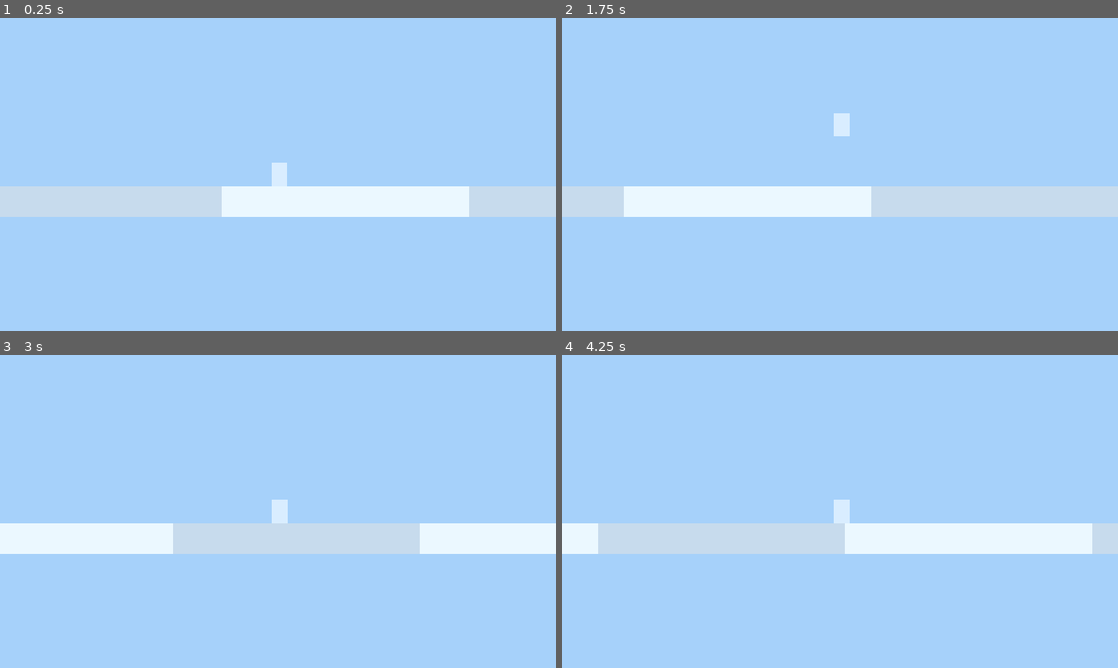
Above: before the commit, frames 1-4 (two rows, left to right).
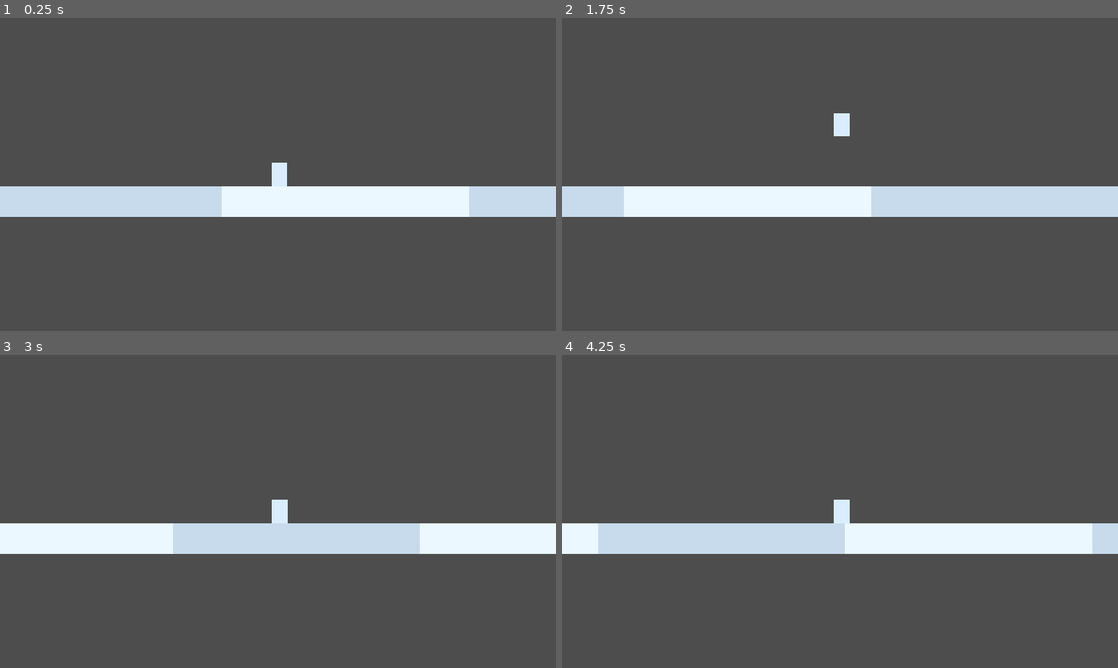
Above: after the commit, the same moments.

Repository: Kiernan-Hub/Aurora
Game: Godot game, scene res://scenes/main.tscn
Two runs of this game, one before a commit and one after it. Both use one fixed random seed, a clock stepped at 60 frames per second and the inputs below.
Inputs:
- Up to frame 1 (0.25 s): no input
- Up to frame 2 (1.75 s): tap Enter (ui_accept) at 0.5, 0.77, 1.52 s
- Up to frame 3 (3 s): no input
- Up to frame 4 (4.25 s): tap Enter (ui_accept) at 3.02, 3.77 s

The runs differ from the first frame. In frame 1, 90% of the frame differs, in the area x 0-100%, y 0-100%; in frame 2, 90%; in frame 3, 90%; in frame 4, 90%.

Commit message:
background generator: fixed player_path, endless scroll

Diff:
--- a/scenes/main.tscn
+++ b/scenes/main.tscn
@@ -3,6 +3,7 @@
 [ext_resource type="PackedScene" path="res://scenes/player/player.tscn" id="1"]
 [ext_resource type="Script" uid="uid://bxieoqsa3l1ov" path="res://scripts/terrain/terrain_generator.gd" id="2"]
 [ext_resource type="Script" uid="uid://b167wbugq81a2" path="res://scripts/main.gd" id="3"]
+[ext_resource type="Script" uid="uid://c3bxsf5ckhq4k" path="res://scripts/systems/background_generator.gd" id="4"]
 
 [node name="Main" type="Node2D" unique_id=564781199]
 script = ExtResource("3")
@@ -11,13 +12,8 @@
 
 [node name="ParallaxLayer" type="ParallaxLayer" parent="ParallaxBackground" unique_id=187302441]
 motion_scale = Vector2(0.3, 0.3)
-
-[node name="Sky" type="ColorRect" parent="ParallaxBackground/ParallaxLayer" unique_id=21388490]
-offset_left = -2048.0
-offset_top = -1024.0
-offset_right = 2048.0
-offset_bottom = 1024.0
-color = Color(0.65, 0.82, 0.98, 1)
+script = ExtResource("4")
+player_path = NodePath("../Player")
 
 [node name="Player" parent="." unique_id=1995330198 instance=ExtResource("1")]
 position = Vector2(64, 136)
--- /dev/null
+++ b/scripts/systems/background_generator.gd
@@ -0,0 +1,76 @@
+extends ParallaxLayer
+
+class_name BackgroundGenerator
+
+@export var player_path: NodePath
+@export var segment_width: float = 1024.0
+@export var segment_count_ahead: int = 2
+@export var segment_count_behind: int = 1
+@export var segment_height: float = 2048.0
+@export var segment_y: float = -1024.0
+
+var player: CharacterBody2D
+var next_segment_index: int = 0
+var active_segments: Dictionary[int, ColorRect] = {}
+
+const LIGHT_SEGMENT_COLOR: Color = Color(0.65, 0.82, 0.98)
+const DARK_SEGMENT_COLOR: Color = Color(0.57, 0.76, 0.94)
+
+
+func _ready() -> void:
+	player = get_node(player_path) as CharacterBody2D
+	if player == null:
+		push_error("BackgroundGenerator requires a valid player_path.")
+		set_physics_process(false)
+		return
+
+	initialize_segments()
+
+
+func _physics_process(_delta: float) -> void:
+	if player == null:
+		return
+
+	var background_x: float = player.global_position.x * motion_scale.x
+	var player_segment_index: int = int(floor(background_x / segment_width))
+	var target_segment_index: int = player_segment_index + segment_count_ahead
+	var despawn_segment_index: int = player_segment_index - segment_count_behind
+
+	while next_segment_index <= target_segment_index:
+		spawn_segment(next_segment_index)
+		next_segment_index += 1
+
+	var segment_indices: Array[int] = active_segments.keys()
+	for segment_index: int in segment_indices:
+		if segment_index < despawn_segment_index:
+			remove_segment(segment_index)
+
+
+func initialize_segments() -> void:
+	var background_x: float = player.global_position.x * motion_scale.x
+	var player_segment_index: int = int(floor(background_x / segment_width))
+	next_segment_index = player_segment_index - segment_count_behind
+	for segment_index: int in range(player_segment_index - segment_count_behind, player_segment_index + segment_count_ahead + 1):
+		spawn_segment(segment_index)
+	next_segment_index = player_segment_index + segment_count_ahead + 1
+
+
+func spawn_segment(segment_index: int) -> void:
+	if active_segments.has(segment_index):
+		return
+
+	var segment: ColorRect = ColorRect.new()
+	segment.size = Vector2(segment_width, segment_height)
+	segment.position = Vector2(float(segment_index) * segment_width, segment_y)
+	segment.color = LIGHT_SEGMENT_COLOR if segment_index % 2 == 0 else DARK_SEGMENT_COLOR
+	add_child(segment)
+	active_segments[segment_index] = segment
+
+
+func remove_segment(segment_index: int) -> void:
+	if not active_segments.has(segment_index):
+		return
+
+	var segment: ColorRect = active_segments[segment_index]
+	active_segments.erase(segment_index)
+	segment.free()
Not shown, added: scripts/systems/background_generator.gd.uid
